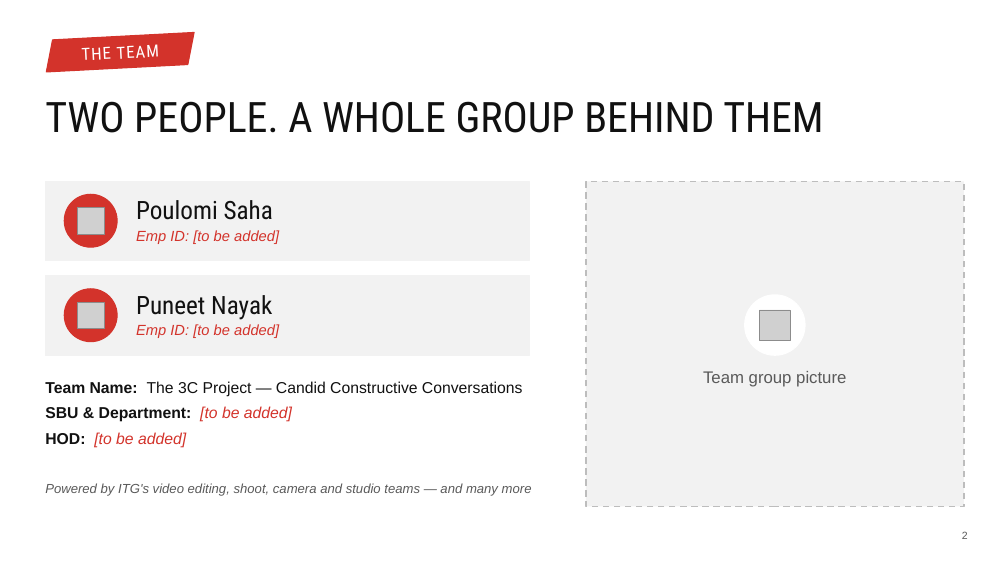
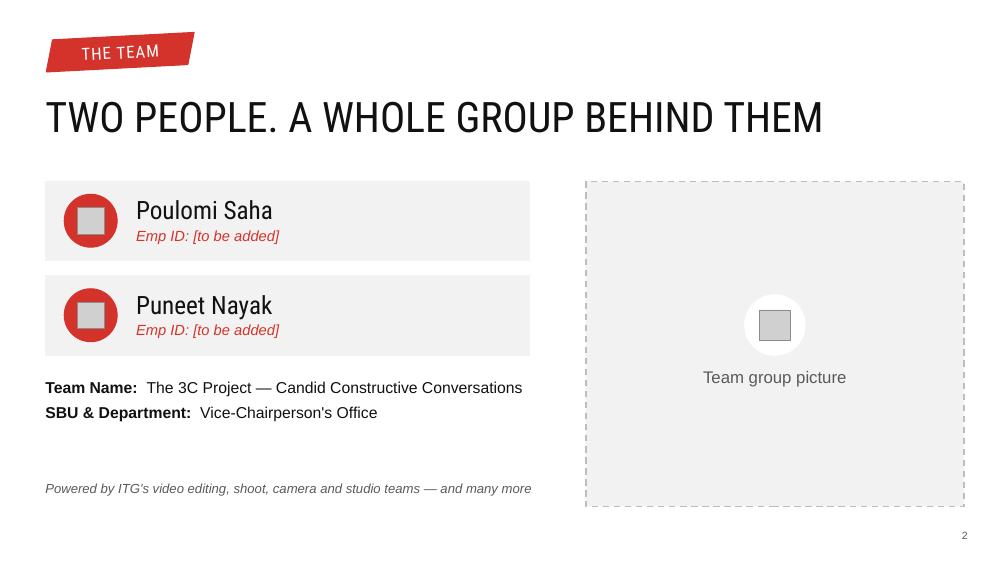
Before and after one commit to puneetnayak31-svg/nayak, a slide deck: slide 2 of chairmans-award/3C_Chairmans_Award_Team.pptx. Drawn at 1008x567 pixels with LibreOffice and Linux fonts; fonts in the diff are those of the drawing; grey boxes stand for pictures; background and template pictures are left out. Boxes give left, top, right and bottom in pixels: in the first picture for what was removed or moved away, otherwise in the second. Text is boxed around its words. In the diff, an @@ line names an element or a change of style, - is before the commit and + after.

```diff
--- a/chairmans-award/3C_Chairmans_Award_Team.pptx
+++ b/chairmans-award/3C_Chairmans_Award_Team.pptx
@@ text at [45,406,378,422]: text changed; text colour #D3332B to #111111; italic off @@
-SBU & Department: [to be added]
-HOD: [to be added]
+SBU & Department: Vice-Chairperson's Office
```
Also in this commit, not shown: 6 other slides changed, 2 other files.
